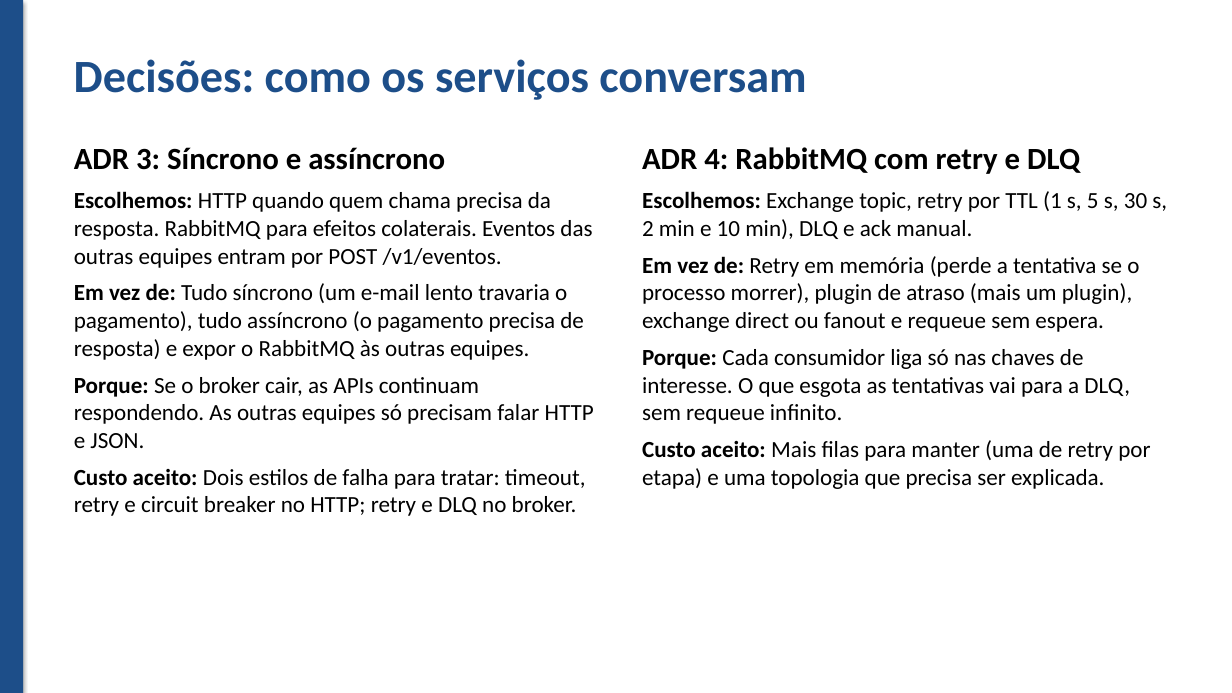
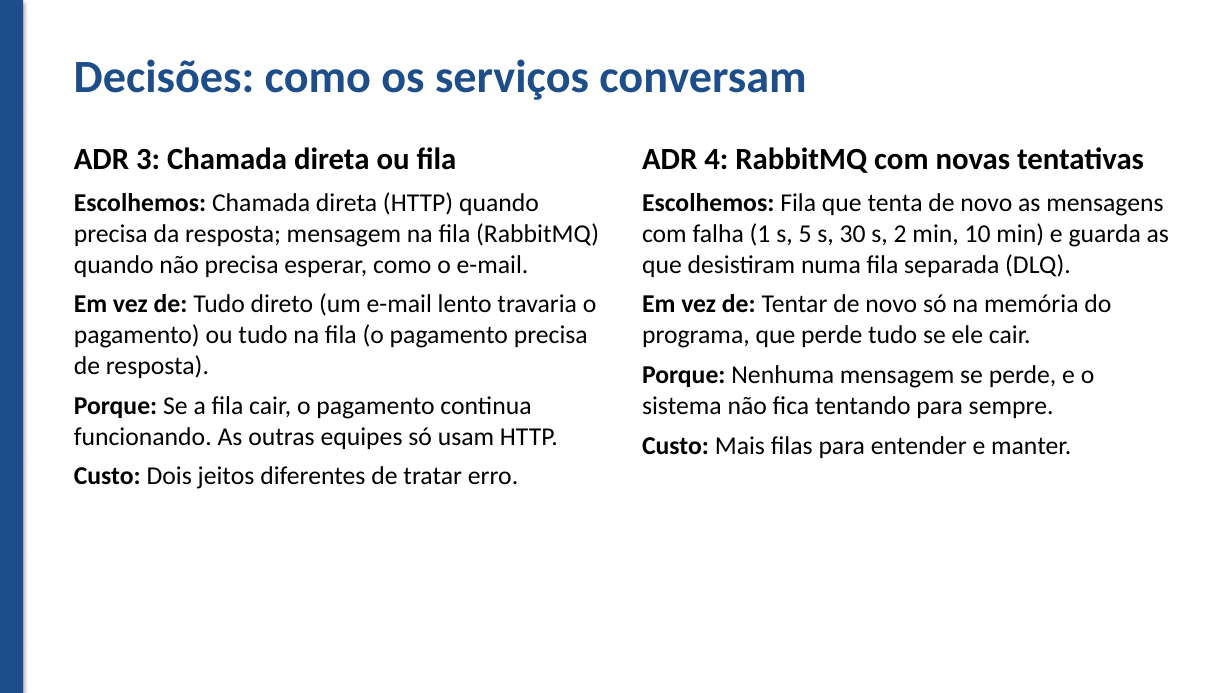
Before and after one commit to OcimarSchroederJR/delivery-financeiro, a slide deck: slide 7 of docs/apresentacao/apresentacao.pptx. Drawn at 1232x693 pixels with LibreOffice and Linux fonts; fonts in the diff are those of the drawing. Boxes give left, top, right and bottom in pixels: in the first picture for what was removed or moved away, otherwise in the second. Text is boxed around its words. In the diff, an @@ line names an element or a change of style, - is before the commit and + after.

Commit message:
docs(apresentacao): simplifica as decisões e remove a demonstração
Decisões em linguagem simples, sem perder o porquê de cada escolha. 'O que ficou de fora' explica cada tecnologia em uma linha. Remove o slide de Demonstração e as linhas de produção a preencher depois do deploy.

```diff
--- a/docs/apresentacao/apresentacao.pptx
+++ b/docs/apresentacao/apresentacao.pptx
@@ text at [74, 147, 599, 489]: text changed; size 18 to 20 pt @@
-ADR 3: Síncrono e assíncrono
-Escolhemos: HTTP quando quem chama precisa da resposta. RabbitMQ para efeitos colaterais. Eventos das outras equipes entram por POST /v1/eventos.
-Em vez de: Tudo síncrono (um e-mail lento travaria o pagamento), tudo assíncrono (o pagamento precisa de resposta) e expor o RabbitMQ às outras equipes.
-Porque: Se o broker cair, as APIs continuam respondendo. As outras equipes só precisam falar HTTP e JSON.
-Custo aceito: Dois estilos de falha para tratar: timeout, retry e circuit breaker no HTTP; retry e DLQ no broker.
+ADR 3: Chamada direta ou fila
+Escolhemos: Chamada direta (HTTP) quando precisa da resposta; mensagem na fila (RabbitMQ) quando não precisa esperar, como o e-mail.
+Em vez de: Tudo direto (um e-mail lento travaria o pagamento) ou tudo na fila (o pagamento precisa de resposta).
+Porque: Se a fila cair, o pagamento continua funcionando. As outras equipes só usam HTTP.
+Custo: Dois jeitos diferentes de tratar erro.
@@ text at [642, 147, 1169, 458]: text changed; size 18 to 20 pt @@
-ADR 4: RabbitMQ com retry e DLQ
-Escolhemos: Exchange topic, retry por TTL (1 s, 5 s, 30 s, 2 min e 10 min), DLQ e ack manual.
-Em vez de: Retry em memória (perde a tentativa se o processo morrer), plugin de atraso (mais um plugin), exchange direct ou fanout e requeue sem espera.
-Porque: Cada consumidor liga só nas chaves de interesse. O que esgota as tentativas vai para a DLQ, sem requeue infinito.
-Custo aceito: Mais filas para manter (uma de retry por etapa) e uma topologia que precisa ser explicada.
+ADR 4: RabbitMQ com novas tentativas
+Escolhemos: Fila que tenta de novo as mensagens com falha (1 s, 5 s, 30 s, 2 min, 10 min) e guarda as que desistiram numa fila separada (DLQ).
+Em vez de: Tentar de novo só na memória do programa, que perde tudo se ele cair.
+Porque: Nenhuma mensagem se perde, e o sistema não fica tentando para sempre.
+Custo: Mais filas para entender e manter.
```
Also in this commit, not shown: 6 other slides changed, 1 slide removed.
